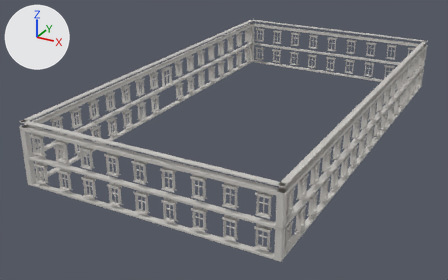
Two versions of the FBX model Blender/Cikti/UE_Aktarim/SM_Malikane_Pencere_Cerceve.fbx, one commit apart.
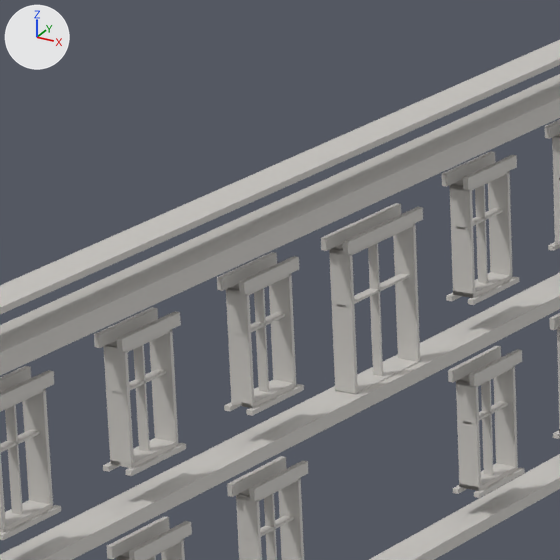
Each version is shown whole from a 50 mm lens placed at (88.8, -101.9, 48.8), pointed at (35.1, -4.2, 0.0), then close up on the part from 28% to 42% of the width and 15% to 38% of the height. Every picture has the same lights, and +X, +Y and +Z are marked at upper left. The older version's two pictures come first.

Objects in the first close-up: 'Malikane_Pencere_Cerceve'.
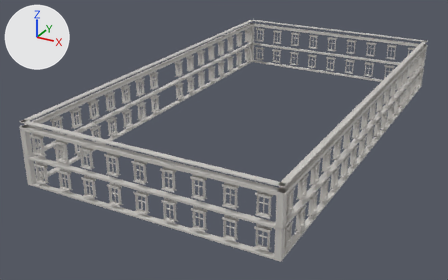
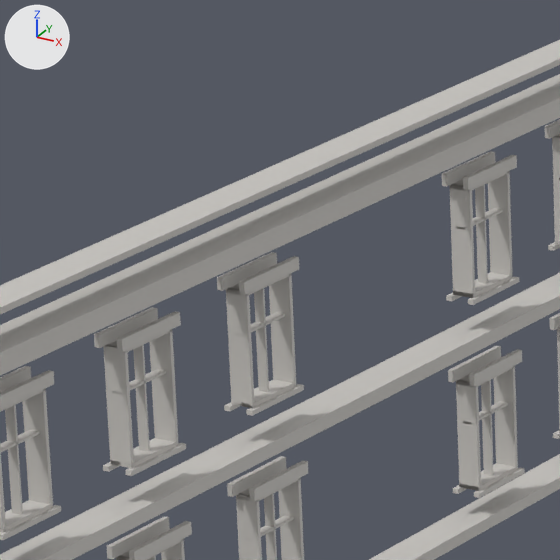
Pixel boxes [x1, y1, x2, y2] of what changed, in the close-ups (560 x 560 px):
part 1 of me_malikane_pencere_cerceve, deleted
    before: [321, 203, 423, 395]

What the commit changed:
me_malikane_pencere_cerceve is used by ob_malikane_pencere_cerceve; location (0.0, 0.0, 0.0).
me_malikane_pencere_cerceve had 7576 vertices, 6300 faces and spanned x 17.4..62.6, y -38.6..42.6, z 1.5..12.6.
me_malikane_pencere_cerceve now has 7504 vertices, 6240 faces and spans x 17.4..62.6, y -38.6..42.6, z 1.5..12.6.
me_malikane_pencere_cerceve part 1: 7 loose pieces with 72 vertices, spanning x 17.6..18.4, y 0.4..3.6, z 6.4..10.4, are deleted.
